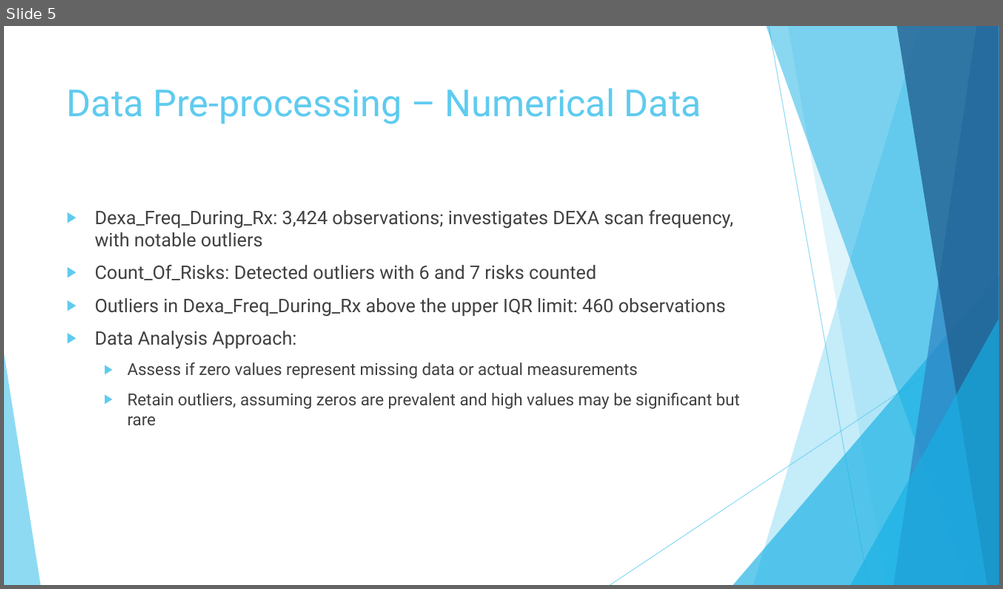
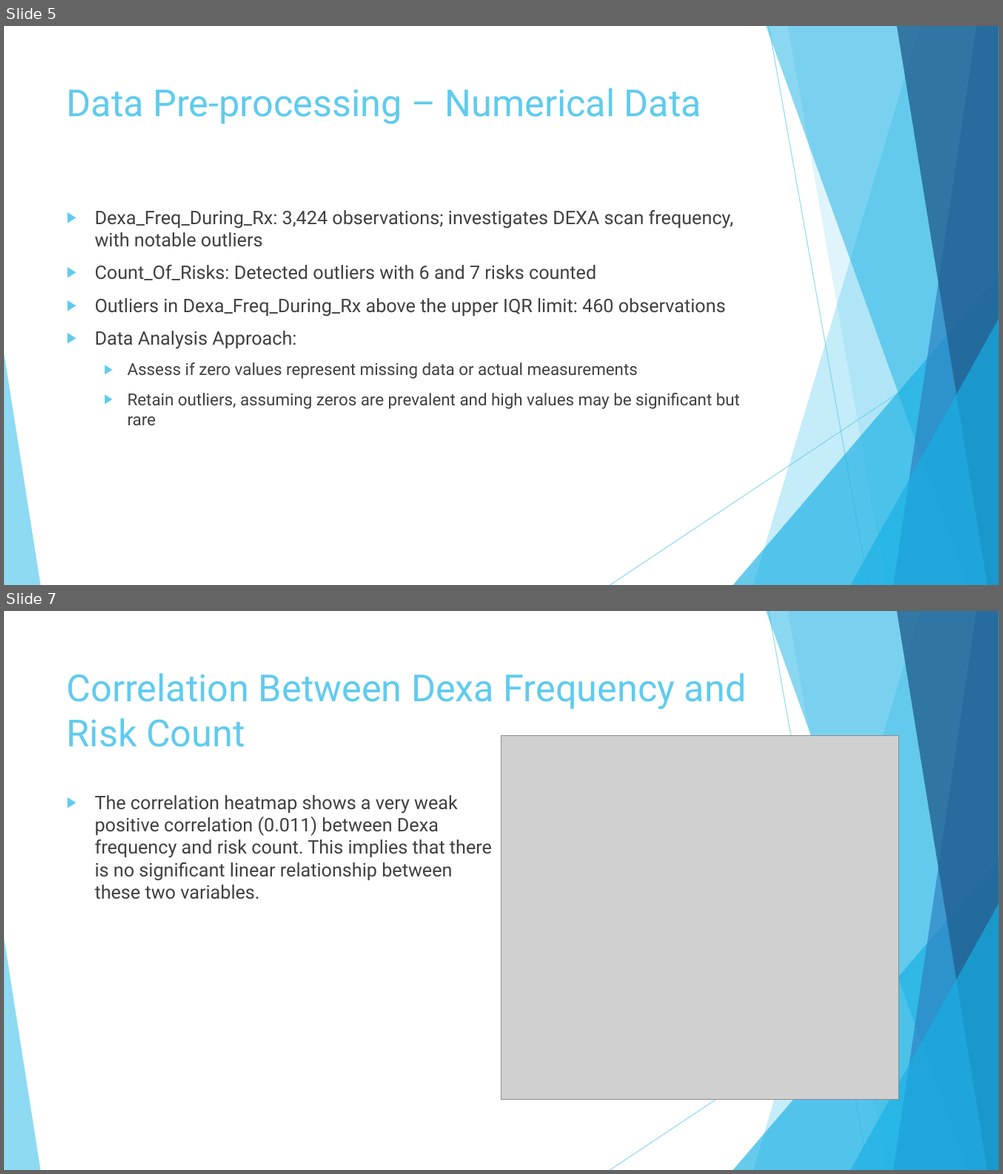
Before and after one commit to Yushamsi/Healthcare-Drug-Classification-EDA, a slide deck: EDA presentation for business users - Week 11.pptx. Shown one above the other, each under a label of ours: slide 5 before the commit, slides 5 and 7 after it; the slides between them are not shown. The pictures are 1003x589 and 1003x1174 pixels, drawn with LibreOffice and Linux fonts; fonts in the diff are those of the drawing; grey boxes stand for pictures. Boxes give left, top, right and bottom in pixels: in the first picture for what was removed or moved away, otherwise in the second. Text is boxed around its words. In the diff, an @@ line names an element or a change of style, - is before the commit and + after.

```diff
--- a/EDA presentation for business users - Week 11.pptx
+++ b/EDA presentation for business users - Week 11.pptx
@@ slide 7 added at (4,611,999,1170), background #FFFFFF; not listed: 10 template elements that a slide beside it also shows @@
@@ title added at (67,673,746,747), 36 pt, text #5FCBEF @@
+Correlation Between Dexa Frequency and Risk Count
@@ picture added at (502,735,899,1099) @@
@@ text added at (95,795,492,900), 18 pt, text #404040 @@
+▶ The correlation heatmap shows a very weak positive correlation (0.011) between Dexa frequency and risk count. This implies that there is no significant linear relationship between these two variables.
```
Also in this commit, not shown: 1 slide changed, 3 other slides added, 4 slides removed, 4 other files.
